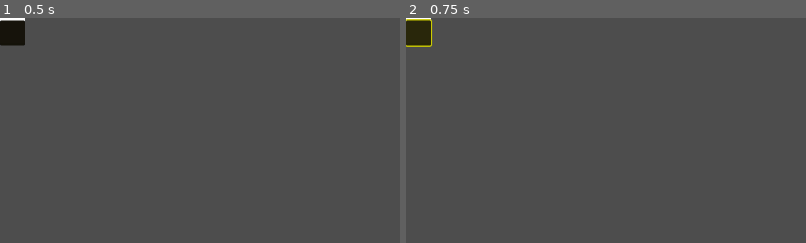
Above: before the commit, frames 1-2 (left to right).
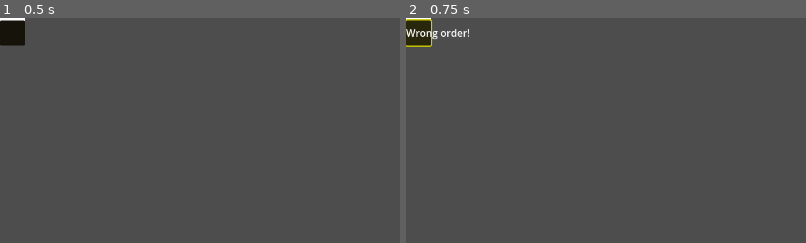
Above: after the commit, the same moments.

Repository: drthgz/learn_via_2d
Game: Godot game, scene res://Scenes/QueueRoom.tscn
Same seed, same stepped clock (60 frames per second), same inputs: the game is played once before the commit and once after it.
Inputs (mouse positions are % of the whole screen's width and height, from its top left):
- Up to frame 1 (0.5 s): no input
- Up to frame 2 (0.75 s): click (2, 3) at 0.52 s
The pictures show only the part of the screen within x 0-50%, y 0-50%; the shares and areas given below are measured in that part.

Frame 1 is identical in both runs. In frame 2, 0.3% of the frame differs, in the area x 0-16%, y 4-10%.
Error before the commit: Invalid call. Nonexistent function 'dequeue_item' in base 'VBoxContainer'. (res://Scenes/queue_item.gd:10)

Commit message:
attempt two at queues

Diff:
--- a/Scenes/QueueItem.tscn
+++ b/Scenes/QueueItem.tscn
@@ -8,7 +8,9 @@
 [node name="Button" type="Button" parent="."]
 offset_right = 40.0
 offset_bottom = 40.0
+metadata/_edit_use_anchors_ = true
 
 [node name="Label" type="Label" parent="."]
 offset_right = 40.0
 offset_bottom = 23.0
+metadata/_edit_use_anchors_ = true
--- a/Scenes/queue_item.gd
+++ b/Scenes/queue_item.gd
@@ -1,10 +1,12 @@
 extends Node2D
 
 @onready var button = $Button
+var queue_room: Node # gets set from queueRoom
 
 # Called when the node enters the scene tree for the first time.
 func _ready() -> void:
 	button.pressed.connect(_on_pressed)
 
 func _on_pressed():
-	get_parent().get_parent().dequeue_item(modulate)
+	if queue_room:
+		queue_room.dequeue_item(modulate)
--- a/Scenes/queue_room.gd
+++ b/Scenes/queue_room.gd
@@ -20,6 +20,7 @@
 		var color = colors.pick_random()
 		var item = item_scene.instantiate()
 		item.modulate = color
+		item.queue_room = self # pass a ref
 		queue_container.add_child(item)
 		queue.append(color)
 
